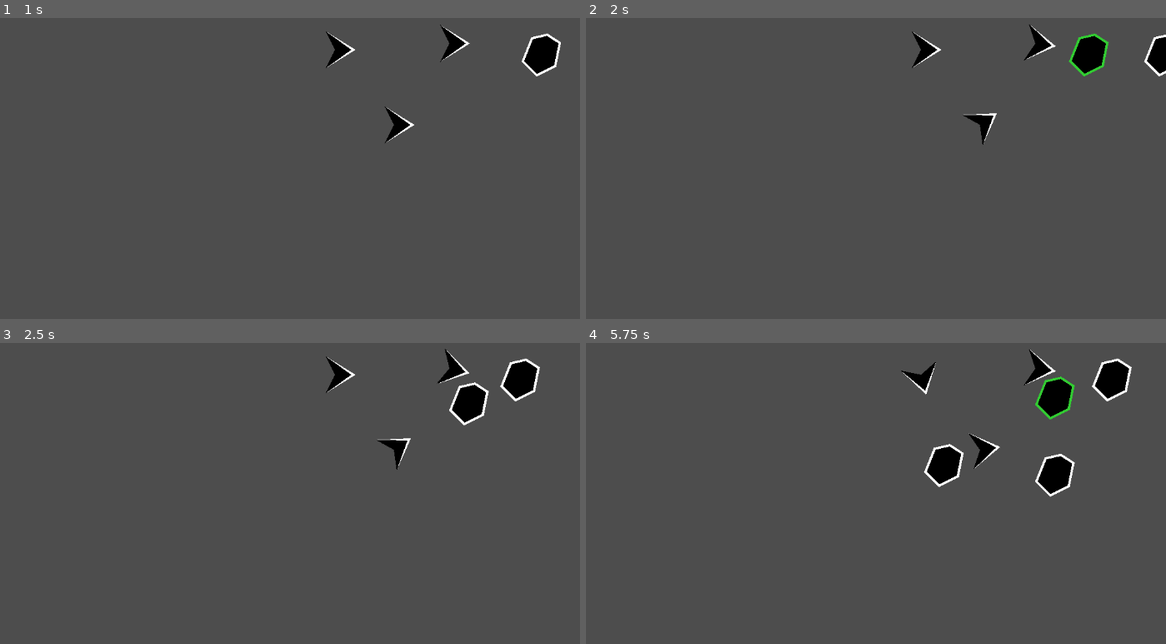
Above: before the commit, frames 1-4 (two rows, left to right).
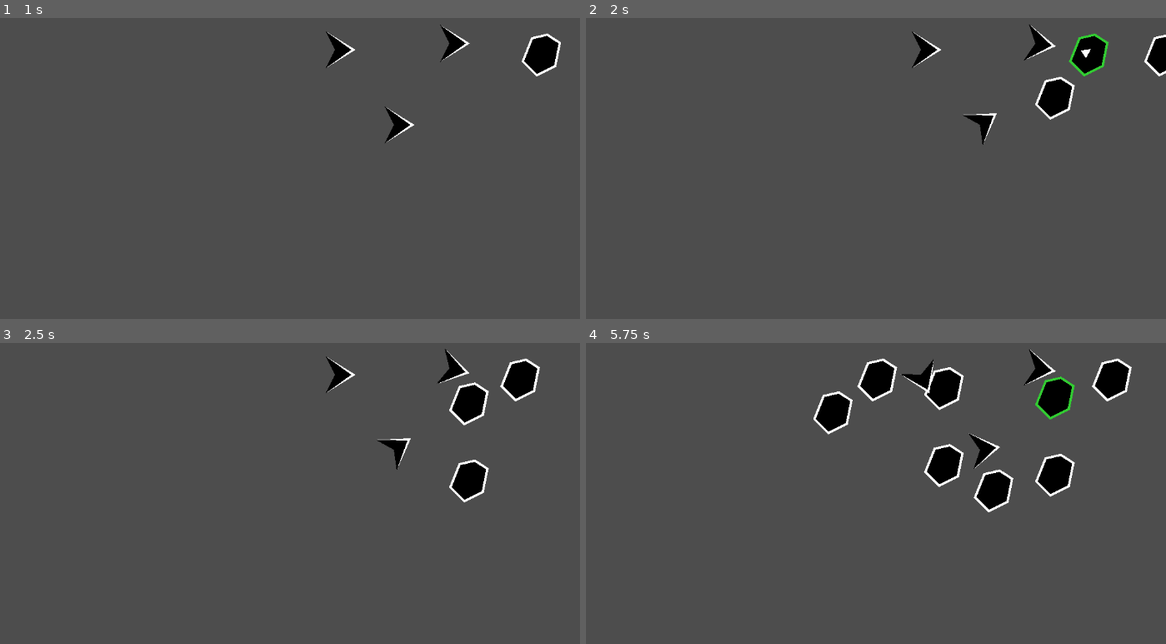
Above: after the commit, the same moments.

Repository: Cuckhands/monkey
Game: Godot game, scene res://scenes/test.tscn
Same seed, same stepped clock (60 frames per second), same inputs: the game is played once before the commit and once after it. The project has no main scene, so this scene is started directly.
Inputs (mouse positions are in pixels of both pictures, inside the frame that each line leads up to):
- Up to frame 1 (1 s): tap Enter at 0.5 s; move the mouse to (394, 114) at 0.52 s
- Up to frame 2 (2 s): move the mouse to (1096, 54) at 1.27 s
- Up to frame 3 (2.5 s): move the mouse to (498, 379) at 2.02 s
- Up to frame 4 (5.75 s): move the mouse to (1073, 379) at 2.77 s; move the mouse to (1067, 379) at 3.52 s; move the mouse to (1055, 382) at 4.27 s; move the mouse to (1055, 391) at 5.02 s

Frame 1 is identical in both runs. In frame 2, 0.7% of the frame differs, in the area x 77-88%, y 10-34%; in frame 3, 0.7%; in frame 4, 2.8%, in the area x 39-74%, y 4-57%.
Error in both runs: Invalid access to property or key 'death' on a base object of type 'Area2D (Asteroid)'. (res://scripts/follower.gd:7)

Commit message:
Added boomerang path and damage

Diff:
--- /dev/null
+++ b/scenes/boomerang_path.tscn
@@ -0,0 +1,10 @@
+[gd_scene load_steps=2 format=3 uid="uid://cm8xvjqjo7e62"]
+
+[sub_resource type="Curve2D" id="Curve2D_p12lw"]
+_data = {
+"points": PackedVector2Array(0, 0, 0, 0, 0, 0, 0, 120, 2.2000046, -129.79999, 240, 0, 0, 0, 0, 0, 0, 0)
+}
+point_count = 3
+
+[node name="Boomerang Path" type="Path2D"]
+curve = SubResource("Curve2D_p12lw")
--- a/scripts/asteroid.gd
+++ b/scripts/asteroid.gd
@@ -25,10 +25,10 @@
 func _on_mouse_exited() -> void:
 	line_2d.default_color = Color.WHITE
 
-func hit() -> void:
+func hit(damage: int) -> void:
 	# HP can be set to whatever tbr fr, kinda works. fixed the BUG where the
 	# thing kills everything cuz that wasnt good lmao
-	hp -= 1
+	hp -= damage
 	if hp < 1:
 		emit_signal("died")
 		if !is_queued_for_deletion():
